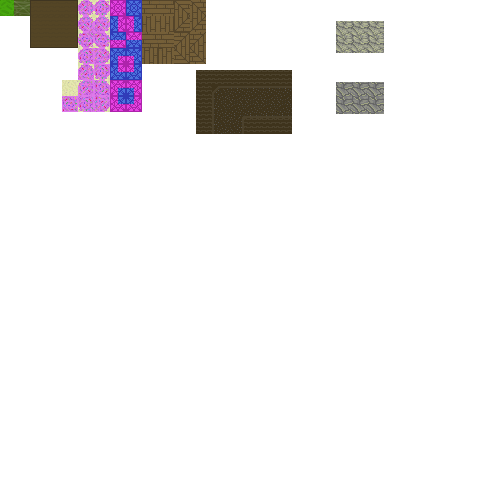
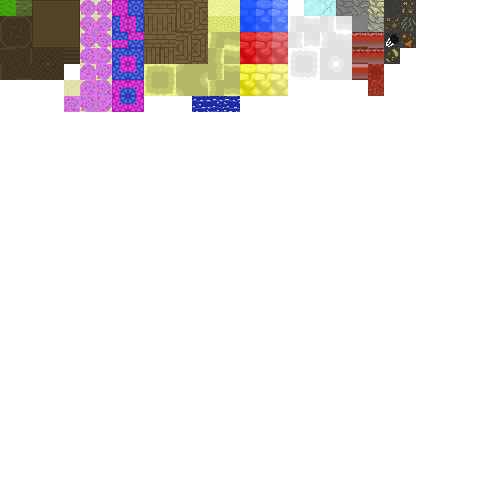
Comparing the layer stacks of the two w=480, h=480 images. Changes:
removed layer "Soil SPUD path top" (1st of 10) over bbox(260, 86, 276, 102)
removed layer "Soil SPUD path top" (2nd of 10) over bbox(228, 86, 244, 102)
removed layer "Soil SPUD path top" (3rd of 10) over bbox(244, 86, 260, 102)
removed layer "Soil SPUD path top" (4th of 10) over bbox(276, 86, 292, 102)
removed layer "Soil SPUD path top" (5th of 10) over bbox(260, 102, 276, 118)
removed layer "Soil SPUD path top" (6th of 10) over bbox(276, 102, 292, 118)
removed layer "Soil SPUD path top" (7th of 10) over bbox(228, 118, 244, 134)
removed layer "Soil SPUD path top" (8th of 10) over bbox(212, 118, 228, 134)
removed layer "Soil SPUD path top" (9th of 10) over bbox(212, 102, 228, 118)
removed layer "Soil SPUD path top" (10th of 10) over bbox(244, 102, 260, 118)
removed layer "Soil SPUD" (1st of 12) over bbox(276, 118, 292, 134)
removed layer "Soil SPUD" (2nd of 12) over bbox(260, 118, 276, 134)
removed layer "Soil SPUD" (3rd of 12) over bbox(196, 118, 212, 134)
removed layer "Soil SPUD" (4th of 12) over bbox(196, 102, 212, 118)
removed layer "Soil SPUD" (5th of 12) over bbox(196, 86, 212, 102)
removed layer "Soil SPUD" (6th of 12) over bbox(244, 118, 260, 134)
removed layer "Soil SPUD" (7th of 12) over bbox(276, 70, 292, 86)
removed layer "Soil SPUD" (8th of 12) over bbox(260, 70, 276, 86)
removed layer "Soil SPUD" (9th of 12) over bbox(196, 70, 212, 86)
removed layer "Soil SPUD" (10th of 12) over bbox(212, 70, 228, 86)
removed layer "Soil SPUD" (11th of 12) over bbox(228, 70, 244, 86)
removed layer "Soil SPUD" (12th of 12) over bbox(244, 70, 260, 86)
removed layer "Soil SPUD path" over bbox(212, 86, 228, 102)
painted on "Layer 0" over bbox(0, 0, 416, 112)
…and 13 more changes (13 removed)
